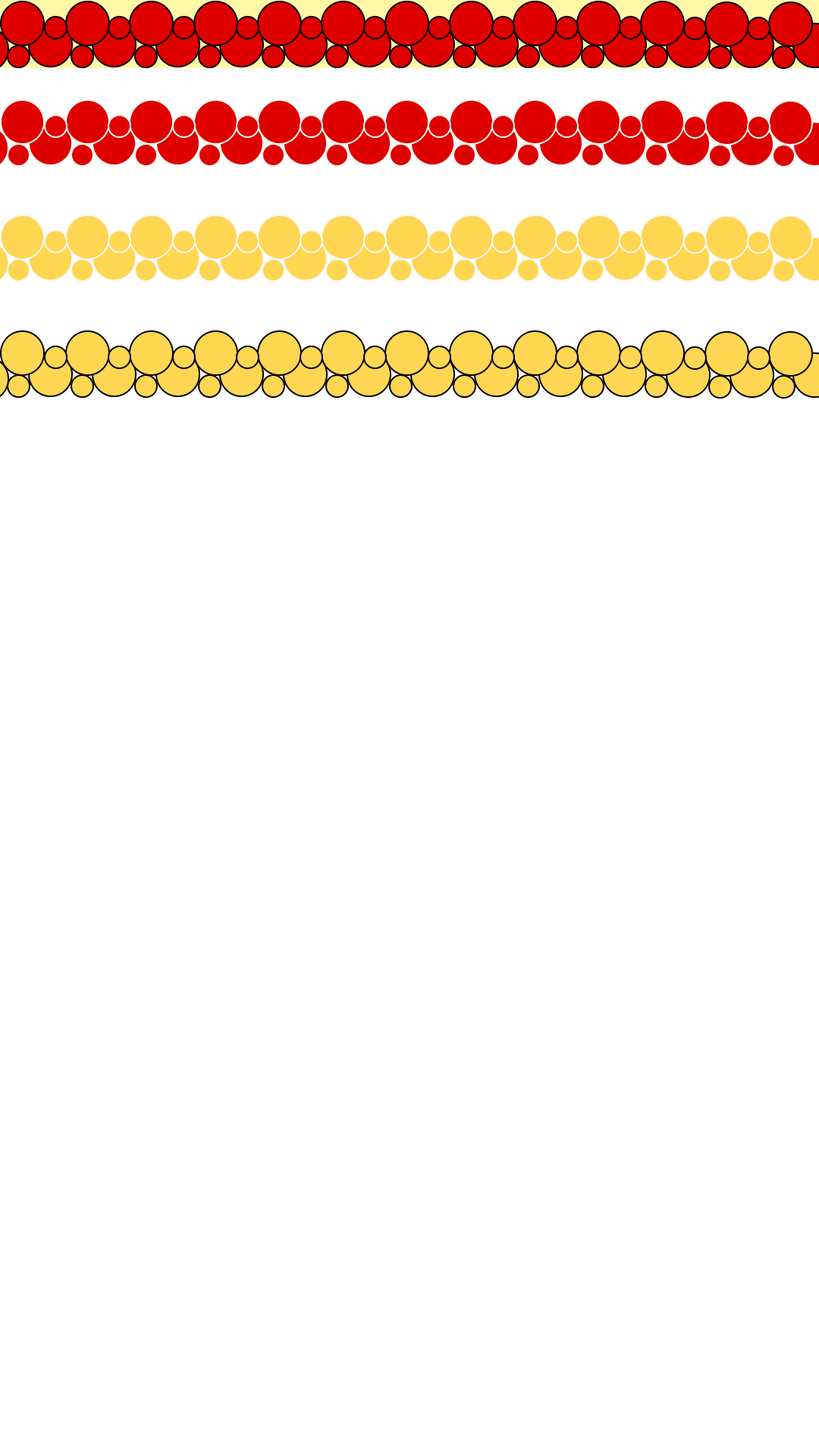
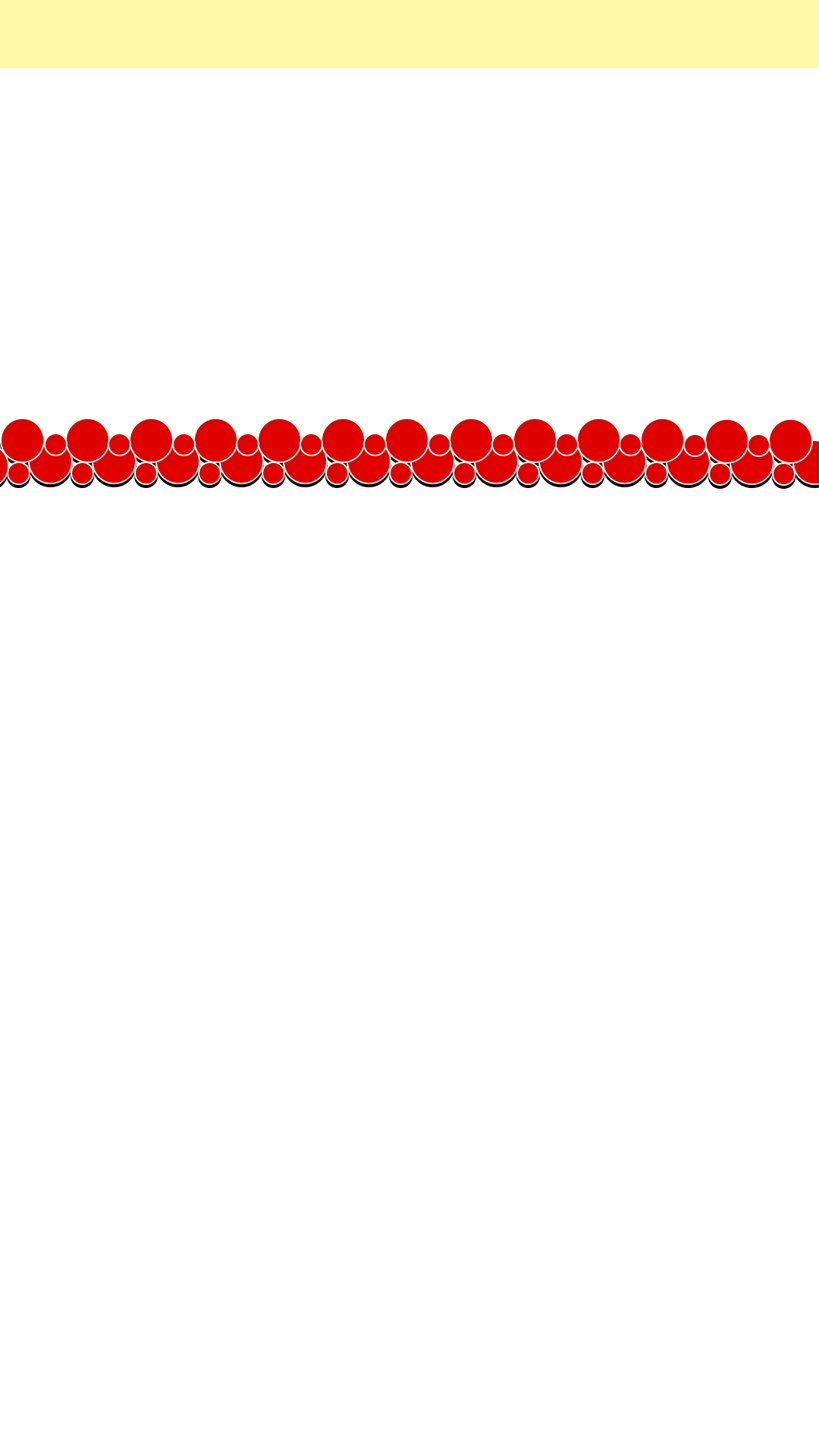
Layer changes from the first 819 × 1455 image to the second:
removed group "세번째 컬러" (110 layers) from group "Artboard 1" over (x1=0, y1=214, x2=819, y2=399)
removed group "Group 1 copy 2" (1st of 2, in "Artboard 1" › "세번째 컬러") (13 layers) from group "세번째 컬러" over (x1=0, y1=330, x2=813, y2=377)
removed group "Group 1 copy 2" (2nd of 2, in "Artboard 1" › "세번째 컬러") (27 layers) from group "세번째 컬러" over (x1=0, y1=351, x2=819, y2=399)
removed group "Group 1 copy" (1st of 3, in "Artboard 1" › "세번째 컬러") (13 layers) from group "세번째 컬러" over (x1=0, y1=214, x2=813, y2=261)
removed group "Group 1" (1st of 3, in "Artboard 1" › "세번째 컬러") (27 layers) from group "세번째 컬러" over (x1=0, y1=235, x2=819, y2=283)
added group "Group 2" with 111 layers in group "두번째 컬러" over (x1=0, y1=417, x2=819, y2=489)
moved "미니동글" (1st of 2, in "Artboard 1" › "두번째 컬러" › "Group 2") into group "Group 2" over (x1=43, y1=114, x2=771, y2=458)
moved "Group 1 copy" (1st of 2, in "Artboard 1" › "두번째 컬러" › "Group 2") into group "Group 2" over (x1=0, y1=99, x2=813, y2=464)
moved "Group 1" (1st of 2, in "Artboard 1" › "두번째 컬러" › "Group 2") into group "Group 2" over (x1=0, y1=120, x2=819, y2=486)
moved "첫번째컬러" into group "Group 2" over (x1=0, y1=0, x2=819, y2=489)
painted on "큰" (21st of 40, in "Artboard 1" › "두번째 컬러" › "Group 2" › "첫번째컬러" › "Group 1 copy") over (x1=639, y1=0, x2=685, y2=467)
painted on "큰" (23rd of 40, in "Artboard 1" › "두번째 컬러" › "Group 2" › "첫번째컬러" › "Group 1 copy") over (x1=512, y1=0, x2=558, y2=467)
painted on "큰" (24th of 40, in "Artboard 1" › "두번째 컬러" › "Group 2" › "첫번째컬러" › "Group 1 copy") over (x1=448, y1=0, x2=494, y2=467)
painted on "큰" (25th of 40, in "Artboard 1" › "두번째 컬러" › "Group 2" › "첫번째컬러" › "Group 1 copy") over (x1=384, y1=0, x2=430, y2=467)
painted on "큰" (26th of 40, in "Artboard 1" › "두번째 컬러" › "Group 2" › "첫번째컬러" › "Group 1 copy") over (x1=320, y1=0, x2=366, y2=467)
…and 205 more changes (41 moved_by, 58 painted, 106 removed)
